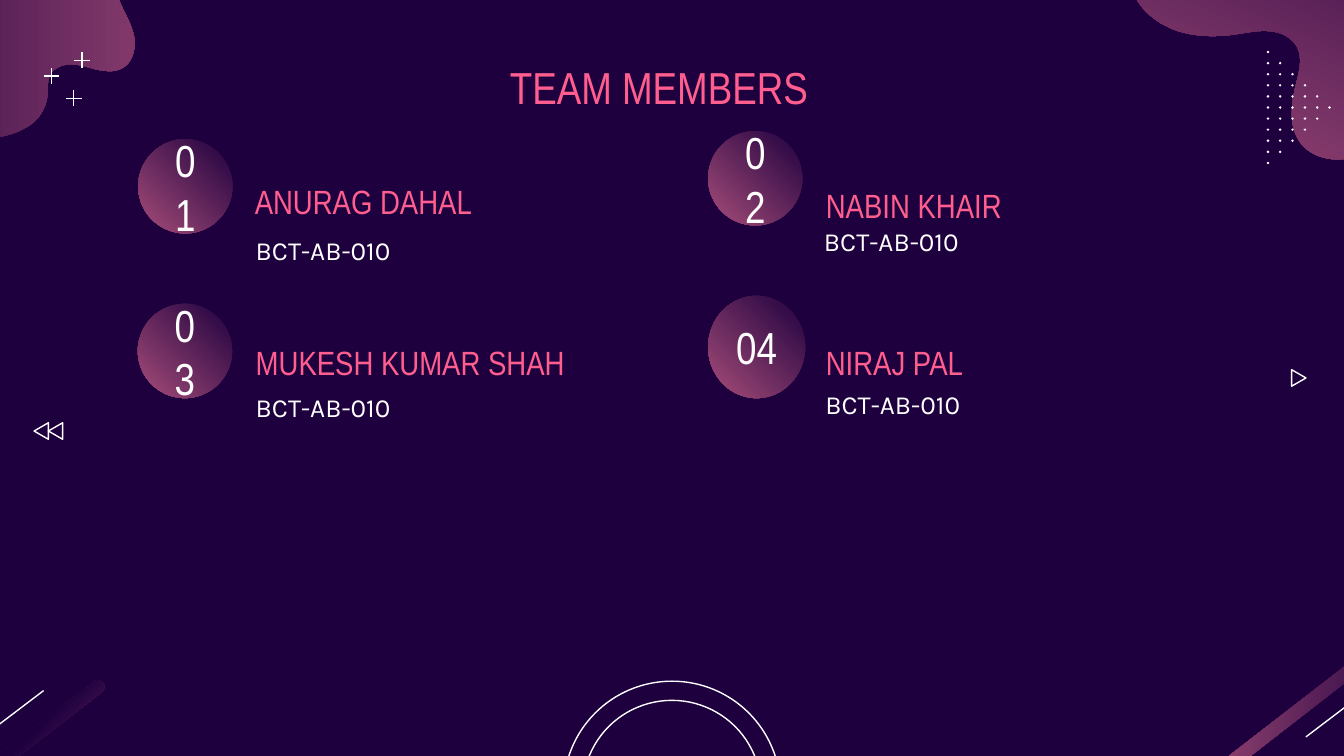
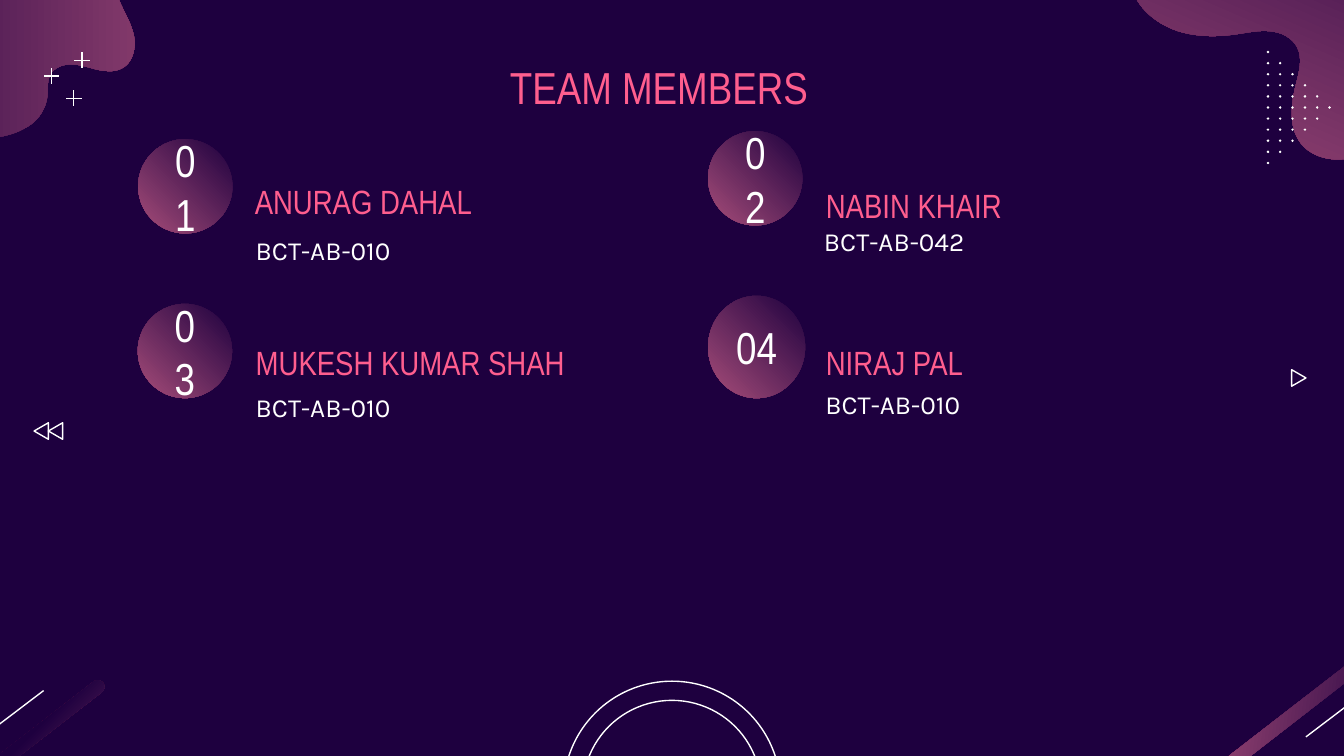
Before and after one commit to AnuragDahal/c-project, a slide deck: slide 3 of c-project.pptx. Drawn at 1344x756 pixels with LibreOffice and Linux fonts; fonts in the diff are those of the drawing. Boxes give left, top, right and bottom in pixels: in the first picture for what was removed or moved away, otherwise in the second. Text is boxed around its words. In the diff, an @@ line names an element or a change of style, - is before the commit and + after.

Commit message:
updated

```diff
--- a/c-project.pptx
+++ b/c-project.pptx
@@ subtitle at bbox=[824, 234, 964, 252]: text changed @@
-BCT-AB-010
+BCT-AB-042
```
